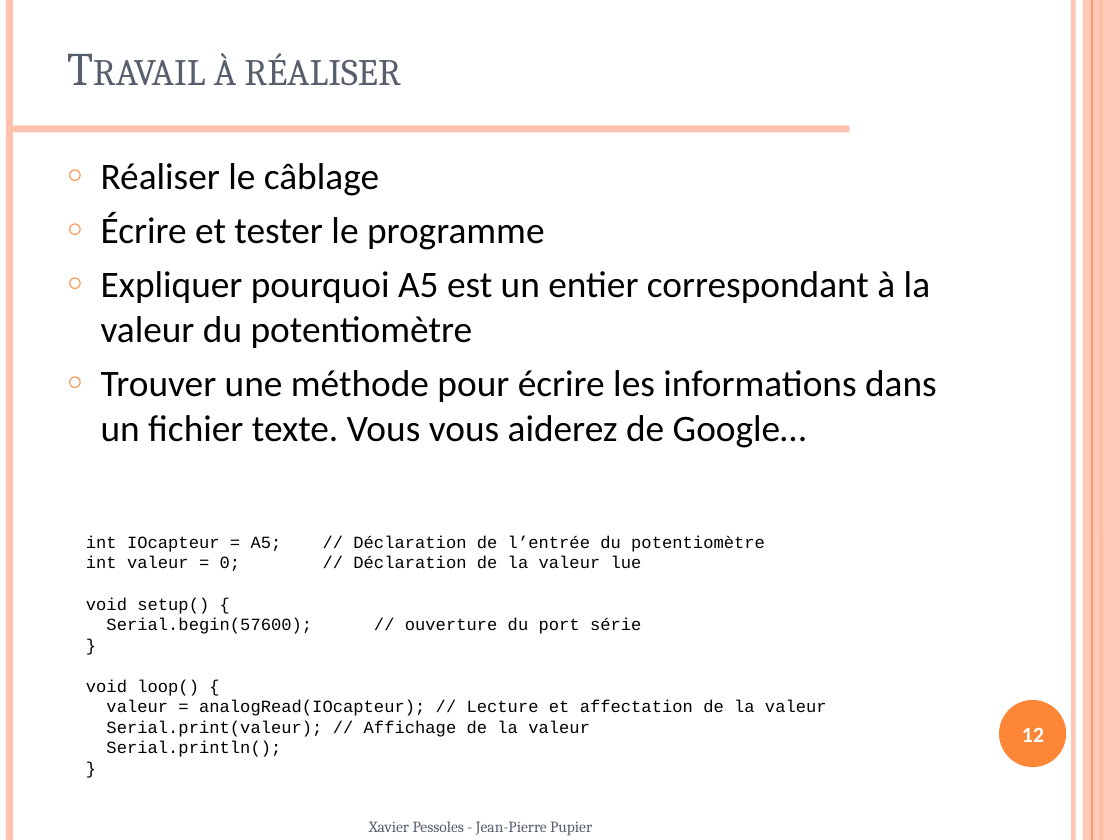
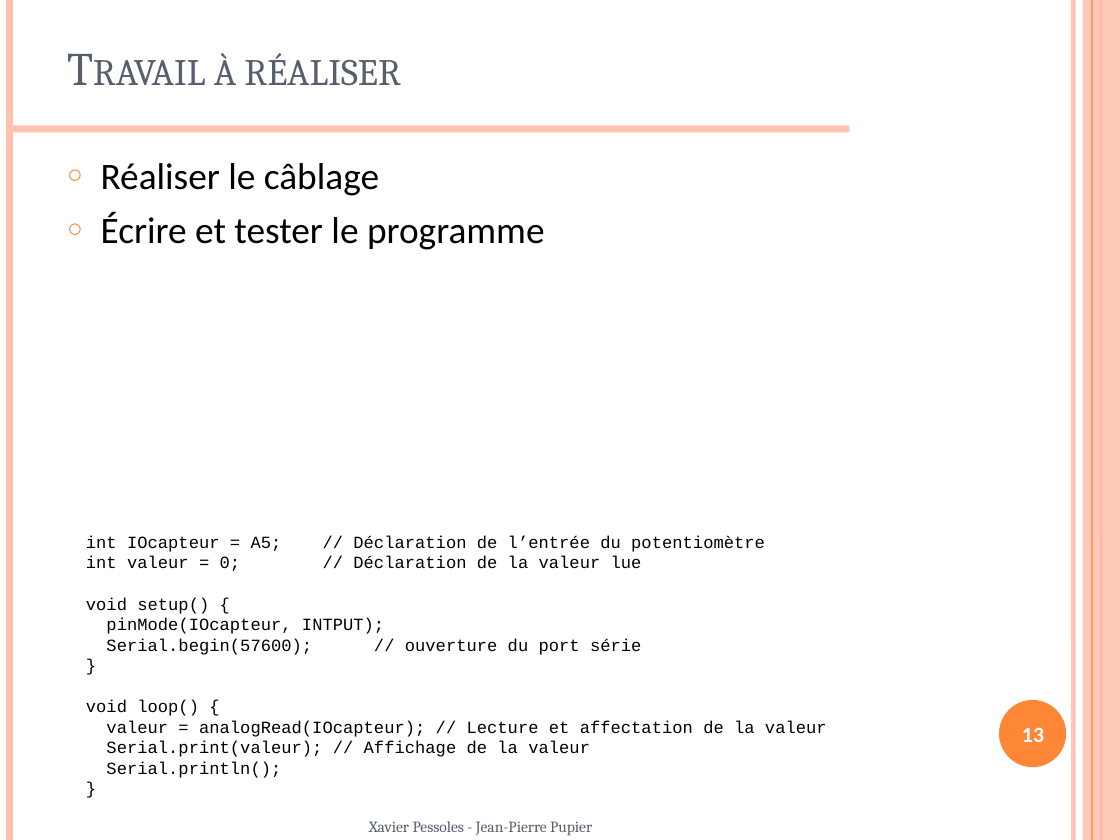
Before and after one commit to xpessoles/TP_2014_2015, a slide deck: slide 13 of Cycle_07_Arduino/TP_Arduino.pptx (slide 12 before the commit). Drawn at 1120x840 pixels with LibreOffice and Linux fonts; fonts in the diff are those of the drawing; background and template pictures are left out. Boxes give left, top, right and bottom in pixels: in the first picture for what was removed or moved away, otherwise in the second. Text is boxed around its words. In the diff, an @@ line names an element or a change of style, - is before the commit and + after.

```diff
--- a/Cycle_07_Arduino/TP_Arduino.pptx
+++ b/Cycle_07_Arduino/TP_Arduino.pptx
@@ text at <box>101,271,937,448</box>: paragraphs removed @@
-○ Expliquer pourquoi A5 est un entier correspondant à la valeur du potentiomètre
-○ Trouver une méthode pour écrire les informations dans un fichier texte. Vous vous aiderez de Google…
@@ text at <box>106,617,384,634</box>: paragraph added @@
+pinMode(IOcapteur, INTPUT);
@@ page number at <box>1022,727,1044,742</box>: text changed @@
-12
+13
```
Also in this commit, not shown: 4 other slides changed, 1 slide added.
